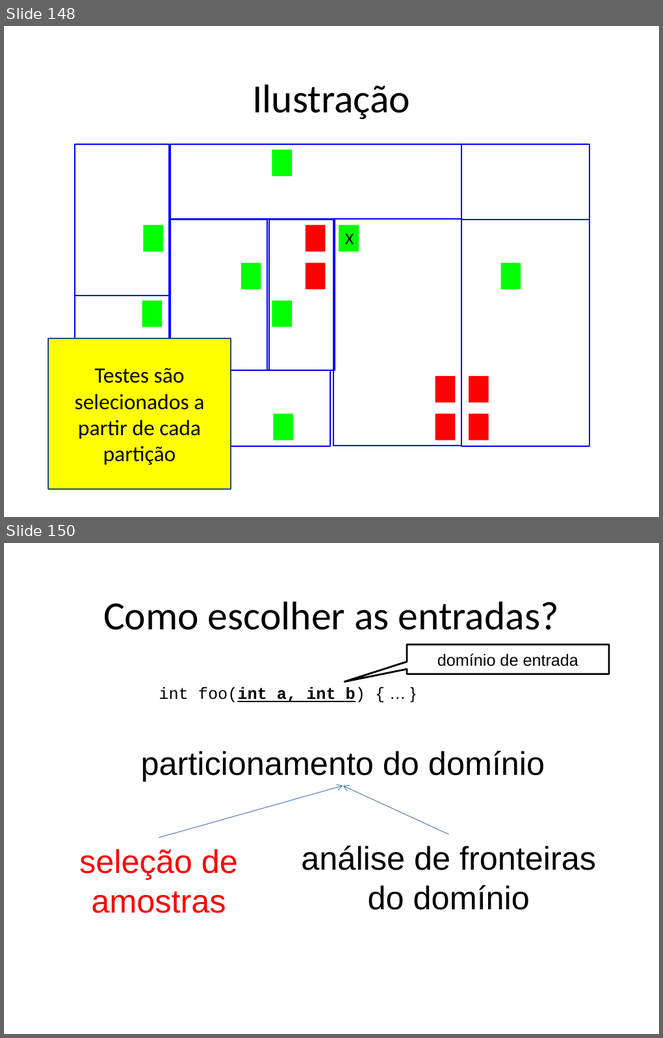
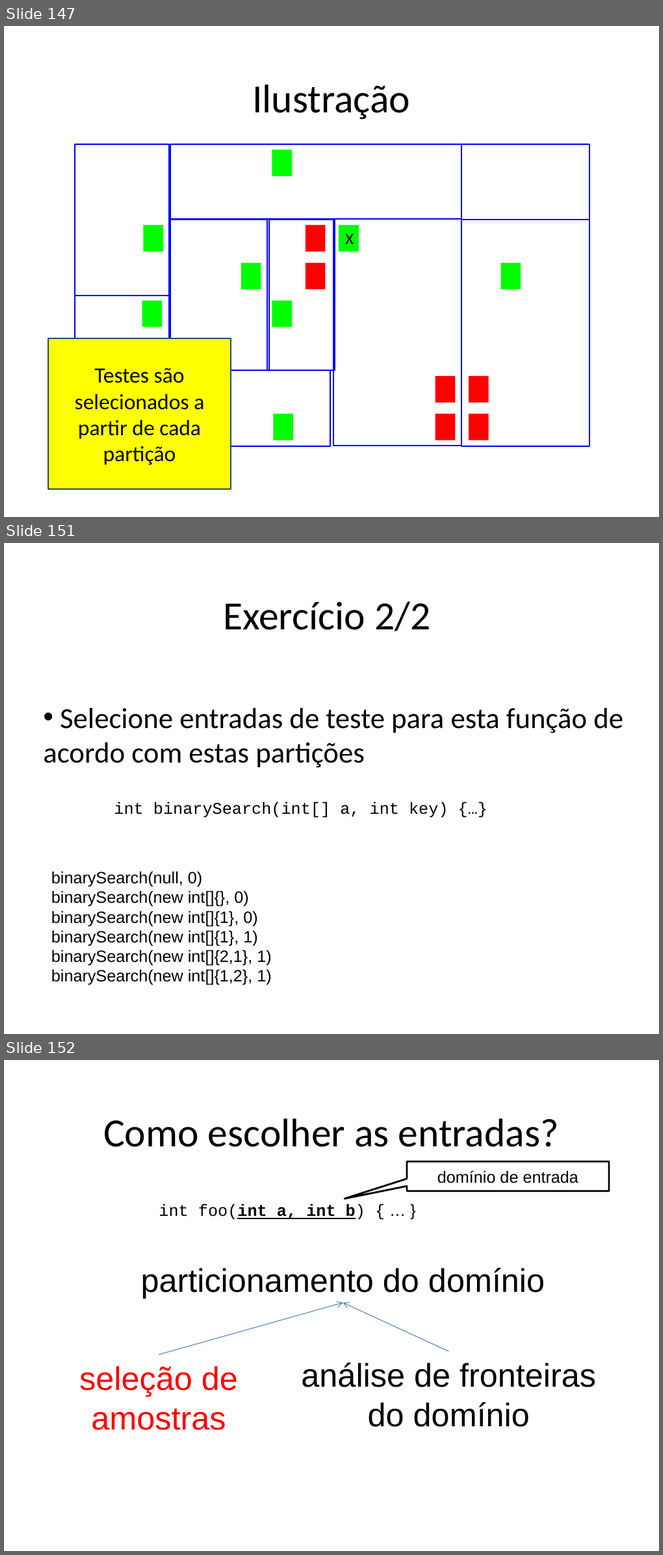
Before and after one commit to STAR-RG/testing-cin, a slide deck: slides.pptx. Shown one above the other, each under a label of ours: slides 148 and 150 before the commit, slides 147, 151 and 152 after it; the slides between them are not shown. The pictures are 663x1038 and 663x1555 pixels, drawn with LibreOffice and Linux fonts; fonts in the diff are those of the drawing. Boxes give left, top, right and bottom in pixels: in the first picture for what was removed or moved away, otherwise in the second. Text is boxed around its words. In the diff, an @@ line names an element or a change of style, - is before the commit and + after.

```diff
--- a/slides.pptx
+++ b/slides.pptx
@@ slide 151 added at [4,543,659,1034], background #FFFFFF @@
@@ text added at [223,601,430,631], 44 pt, text #000000 @@
+Exercício 2/2
@@ text added at [43,708,623,768], 32 pt, text #000000 @@
+• Selecione entradas de teste para esta função de acordo com estas partições
@@ text added at [114,802,449,818], 18 pt, text #000000 @@
+int binarySearch(int[] a, int key) {…}
@@ text added at [51,871,271,986], 18 pt, text #000000 @@
+binarySearch(null, 0)
+binarySearch(new int[]{}, 0)
+binarySearch(new int[]{1}, 0)
+binarySearch(new int[]{1}, 1)
+binarySearch(new int[]{2,1}, 1)
+binarySearch(new int[]{1,2}, 1)
@@ what was slide 148 is now slide 147 @@
@@ what was slide 150 is now slide 152 @@
```
Also in this commit, not shown: 5 slides changed, 3 other slides added, 2 slides removed.
